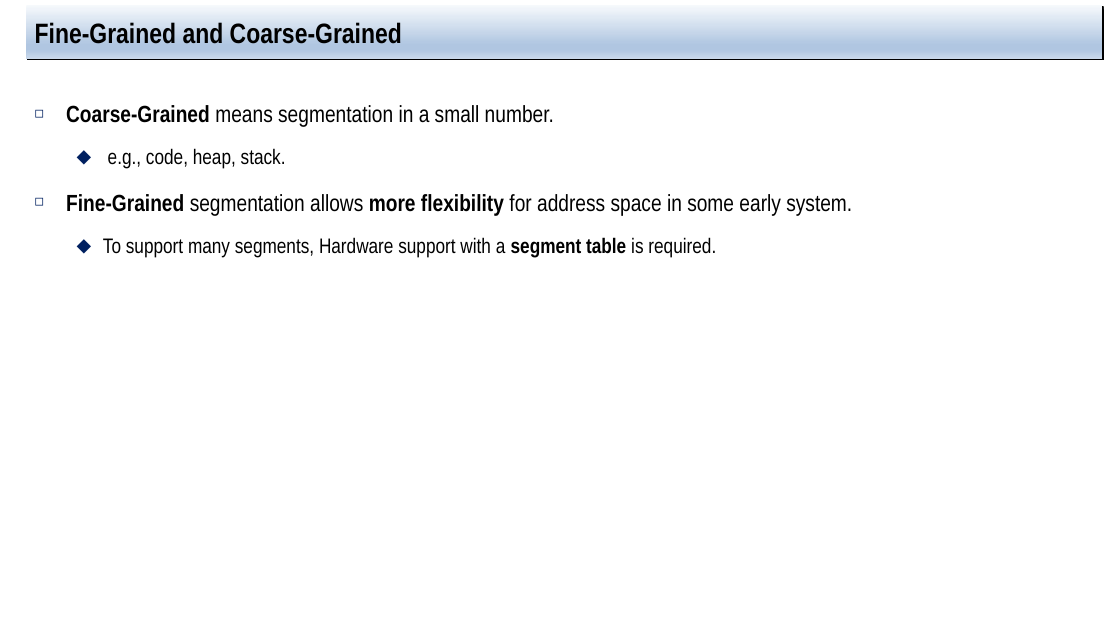
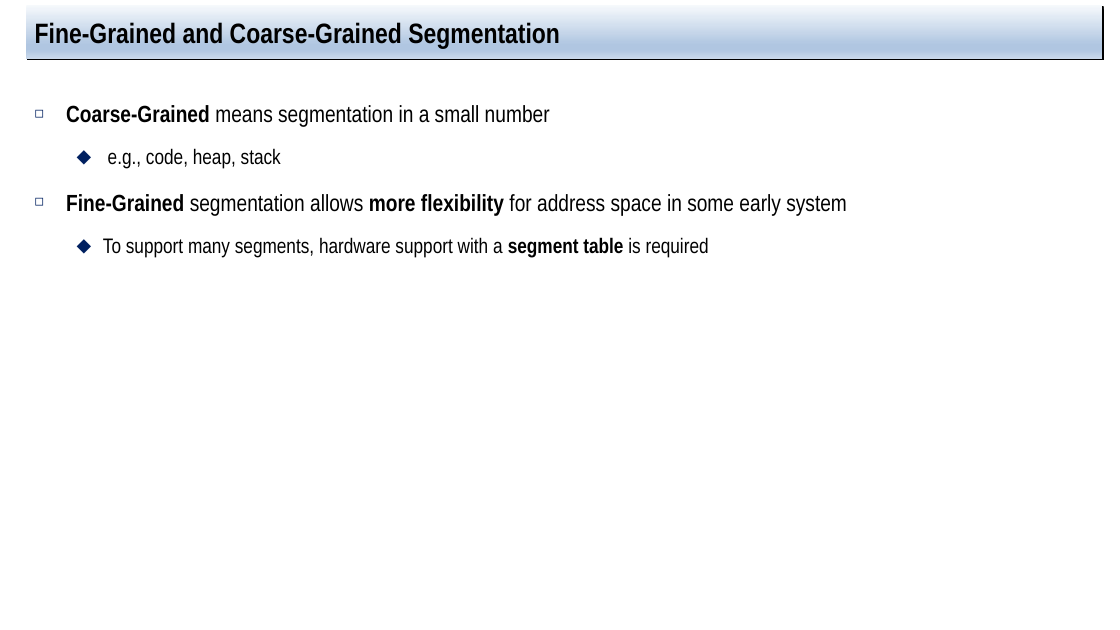
Before and after one commit to jachermocilla/extra-course-materials, a slide deck: slide 16 of cmsc125/ostep/slides/01.Virtualization/16.Segmentation.pptx (slide 15 before the commit). Drawn at 1120x630 pixels with LibreOffice and Linux fonts; fonts in the diff are those of the drawing. Boxes give left, top, right and bottom in pixels: in the first picture for what was removed or moved away, otherwise in the second. Text is boxed around its words. In the diff, an @@ line names an element or a change of style, - is before the commit and + after.

```diff
--- a/cmsc125/ostep/slides/01.Virtualization/16.Segmentation.pptx
+++ b/cmsc125/ostep/slides/01.Virtualization/16.Segmentation.pptx
@@ title at (35,20,560,48): text changed @@
-Fine-Grained and Coarse-Grained
+Fine-Grained and Coarse-Grained Segmentation
@@ text at (66,105,847,258): text changed @@
-◻ Coarse-Grained means segmentation in a small number.
-  ⬥ e.g., code, heap, stack.
-◻ Fine-Grained segmentation allows more flexibility for address space in some early system.
-  ⬥ To support many segments, Hardware support with a segment table is required.
+◻ Coarse-Grained means segmentation in a small number
+  ⬥ e.g., code, heap, stack
+◻ Fine-Grained segmentation allows more flexibility for address space in some early system
+  ⬥ To support many segments, hardware support with a segment table is required
```
Also in this commit, not shown: 11 other slides changed, 2 slides added, 1 other file.
